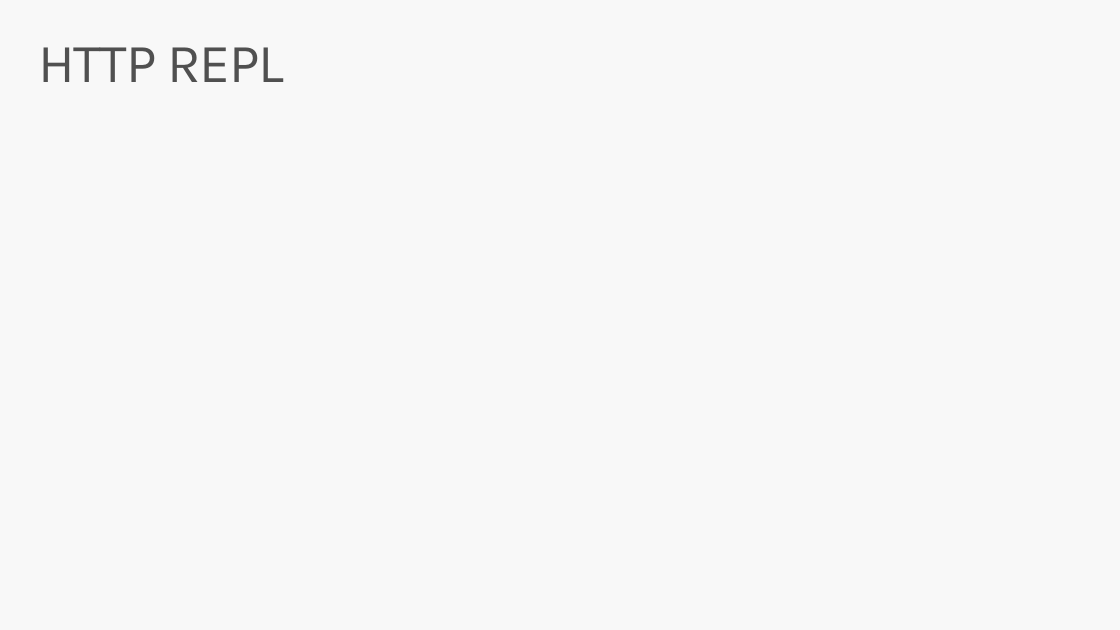
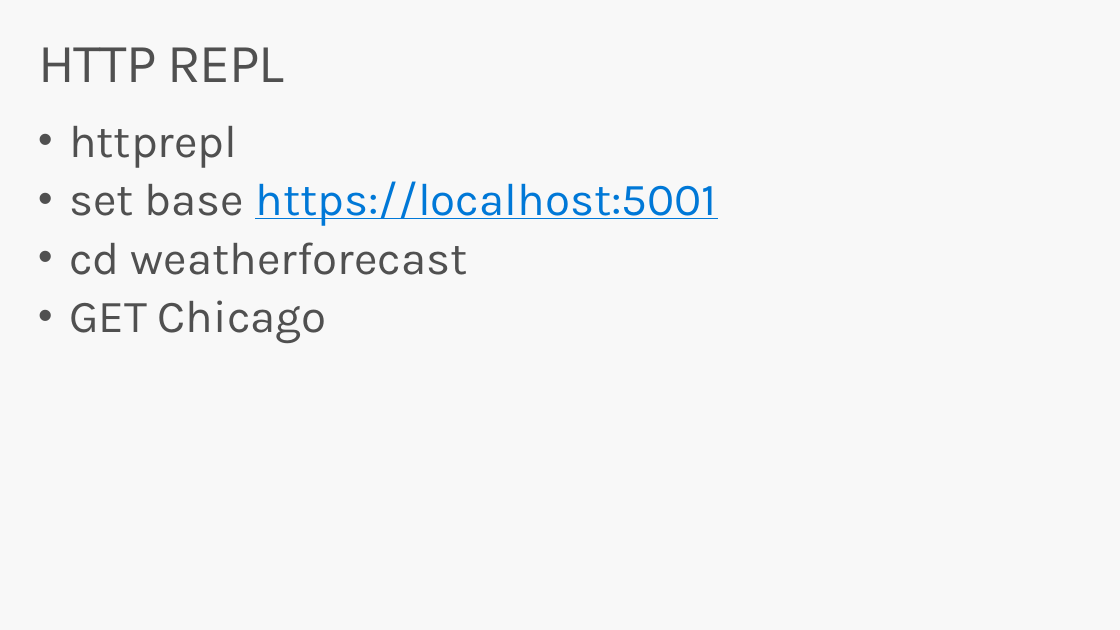
Before and after one commit to scottaddie/slide-decks, a slide deck: slide 11 of Whats New in ASP.NET Core 3.0.pptx. Drawn at 1120x630 pixels with LibreOffice and Linux fonts; fonts in the diff are those of the drawing. Boxes give left, top, right and bottom in pixels: in the first picture for what was removed or moved away, otherwise in the second. Text is boxed around its words. In the diff, an @@ line names an element or a change of style, - is before the commit and + after.

```diff
--- a/Whats New in ASP.NET Core 3.0.pptx
+++ b/Whats New in ASP.NET Core 3.0.pptx
@@ text added at [69, 126, 716, 343], 39.2 pt, text #505050 @@
+• httprepl
+• set base https://localhost:5001
+• cd weatherforecast
+• GET Chicago
```
Also in this commit, not shown: 3 other slides changed, 4 slides added.
